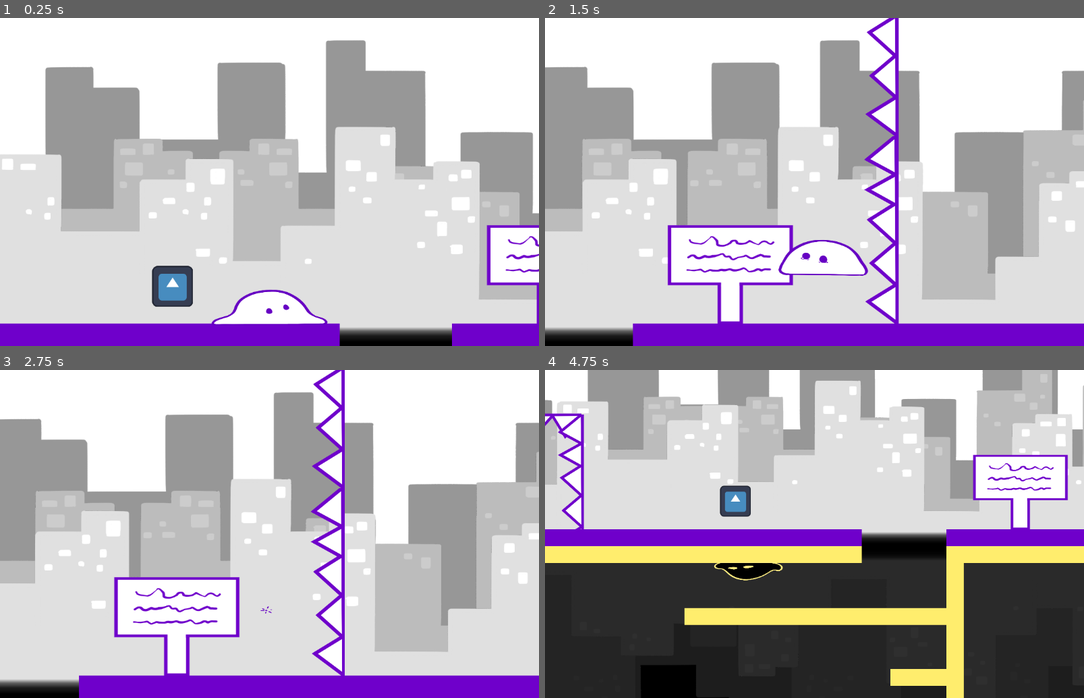
Above: before the commit, frames 1-4 (two rows, left to right).
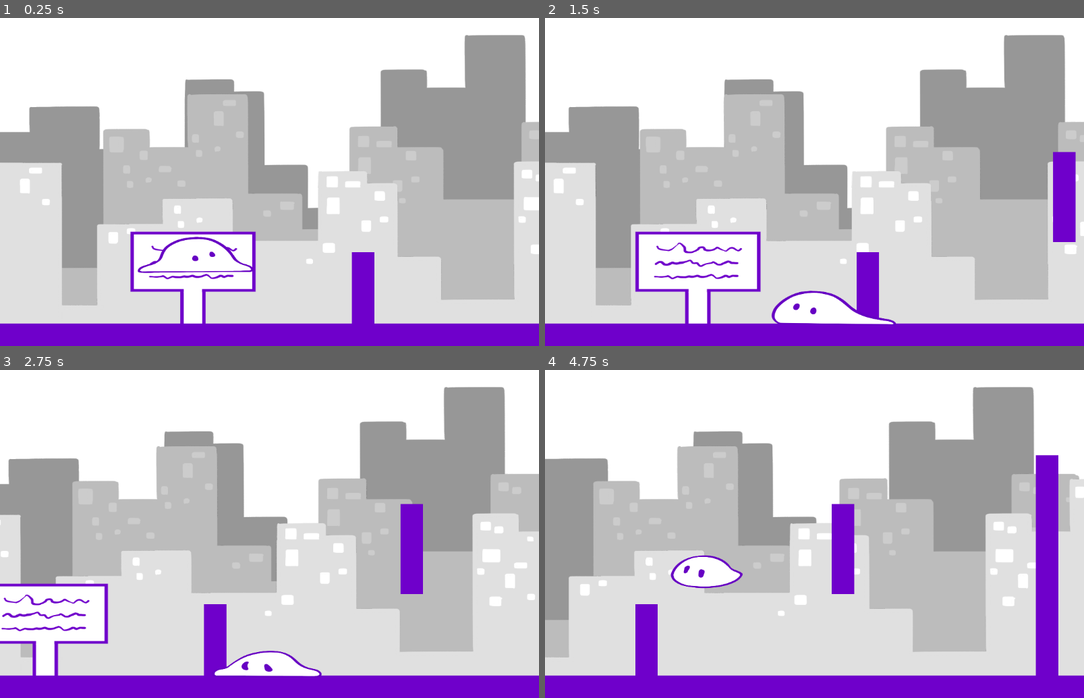
Above: after the commit, the same moments.

Repository: Globs-United/Project
Game: Godot game, scene res://lvl2.tscn
Two runs of this game, one before a commit and one after it. Both use one fixed random seed, a clock stepped at 60 frames per second and the inputs below. This scene is started directly instead of the project's main scene. The engine's default icon, where the game draws it, is replaced by a stand-in: a white triangle on a blue panel in a dark square. Sound files missing from this copy of the repository are replaced by a short silence.
Inputs:
- Up to frame 1 (0.25 s): no input
- Up to frame 2 (1.5 s): tap E (interact) at 0.5, 0.6, 1.35 s; hold Right (moveRight) from 0.53 s (still down); tap Space (jump) at 0.77 s
- Up to frame 3 (2.75 s): tap Space (jump) at 1.52 s; release Right (moveRight) at 2.03 s; hold Left (moveLeft) from 2.03 s (still down); tap E (interact) at 2.1 s
- Up to frame 4 (4.75 s): release Left (moveLeft) at 2.78 s; hold Right (moveRight) 2.78-4.28 s; tap E (interact) at 2.85, 3.6, 4.35 s; tap Space (jump) at 3.02, 3.77, 4.52 s; hold Left (moveLeft) from 4.28 s (still down)

The runs differ from the first frame. In frame 1, 42% of the frame differs, in the area x 0-100%, y 5-100%; in frame 2, 51%; in frame 3, 47%; in frame 4, 91%, in the area x 0-100%, y 0-100%.

Commit message:
Finish making level 1

Diff:
--- a/checkpoint.gd
+++ b/checkpoint.gd
@@ -1,14 +1,23 @@
 extends Area2D
 
+@export var Yworld = false
+
 var player_within = false
-var state = 0
-
-func state_display():
-	if state == 0:
-		0# Display unchecked
-	if state == 1:
-		0# Display checked
 
 func _on_body_entered(body: Node2D) -> void:
 	if body.is_in_group("player"):
-		get_tree().call_group("player", "_on_check_point", position)
+		get_tree().call_group("player", "_on_check_point", position, Yworld)
+
+func _process(_delta: float) -> void:
+	if Yworld != $AnimatedSprite2D.flip_v:
+		Yworld = !Yworld
+		change_world()
+	if Yworld:
+		$AnimatedSprite2D.play("flagY")
+	else:
+		$AnimatedSprite2D.play("flag")
+
+
+func change_world():
+	Yworld = !Yworld
+	$AnimatedSprite2D.flip_v = !($AnimatedSprite2D.flip_v)
--- a/checkpoint.tscn
+++ b/checkpoint.tscn
@@ -1,20 +1,104 @@
-[gd_scene load_steps=4 format=3 uid="uid://cs2y2xdm75fed"]
+[gd_scene load_steps=22 format=3 uid="uid://cs2y2xdm75fed"]
 
-[ext_resource type="Texture2D" uid="uid://3bpxaef7r5vt" path="res://icon.svg" id="1_luqgl"]
 [ext_resource type="Script" uid="uid://drb2s0tjalt6h" path="res://checkpoint.gd" id="1_r6hke"]
+[ext_resource type="Texture2D" uid="uid://hptvp1qjrjiu" path="res://sprites/Flag1.png" id="2_75ged"]
+[ext_resource type="Texture2D" uid="uid://caxdrcyfik5wm" path="res://sprites/Flag2.png" id="3_3rdue"]
+[ext_resource type="Texture2D" uid="uid://ciiq7xq61onnh" path="res://sprites/Flag3.png" id="4_esfse"]
+[ext_resource type="Texture2D" uid="uid://d1l83gudmuo0d" path="res://sprites/Flag4.png" id="5_nb7yf"]
+[ext_resource type="Texture2D" uid="uid://b1lxea0acldop" path="res://sprites/Flag5.png" id="6_fux8q"]
+[ext_resource type="Texture2D" uid="uid://upcajmrrid8c" path="res://sprites/Flag6.png" id="7_vvkua"]
+[ext_resource type="Texture2D" uid="uid://fvo2yk6n3kup" path="res://sprites/Flag7.png" id="8_vxp1h"]
+[ext_resource type="Texture2D" uid="uid://cgn16wmv34ys3" path="res://sprites/Flag8.png" id="9_52gur"]
+[ext_resource type="Texture2D" uid="uid://rhidh5kqyjva" path="res://sprites/Flag9.png" id="10_w6m6v"]
+[ext_resource type="Texture2D" uid="uid://kxgrgtow05e5" path="res://sprites/Flag1Y.png" id="11_sl4cu"]
+[ext_resource type="Texture2D" uid="uid://dyj52scbtvw6r" path="res://sprites/Flag2Y.png" id="12_bqg27"]
+[ext_resource type="Texture2D" uid="uid://cncdbiffgldmf" path="res://sprites/Flag3Y.png" id="13_yfg6k"]
+[ext_resource type="Texture2D" uid="uid://cyxknx1wjgnqw" path="res://sprites/Flag4Y.png" id="14_jqj1t"]
+[ext_resource type="Texture2D" uid="uid://he5mxwboejm1" path="res://sprites/Flag5Y.png" id="15_r5e8m"]
+[ext_resource type="Texture2D" uid="uid://by47sedf3cyls" path="res://sprites/Flag6Y.png" id="16_c7dlx"]
+[ext_resource type="Texture2D" uid="uid://6cffmifrld0d" path="res://sprites/Flag7Y.png" id="17_an16y"]
+[ext_resource type="Texture2D" uid="uid://dttcqth8s7ody" path="res://sprites/Flag8U.png" id="18_xg0wb"]
+[ext_resource type="Texture2D" uid="uid://tv680r6fgttl" path="res://sprites/Flag9Y.png" id="19_6dpqq"]
 
-[sub_resource type="CircleShape2D" id="CircleShape2D_r6hke"]
-radius = 51.4198
+[sub_resource type="SpriteFrames" id="SpriteFrames_c84co"]
+animations = [{
+"frames": [{
+"duration": 1.0,
+"texture": ExtResource("2_75ged")
+}, {
+"duration": 1.0,
+"texture": ExtResource("3_3rdue")
+}, {
+"duration": 1.0,
+"texture": ExtResource("4_esfse")
+}, {
+"duration": 1.0,
+"texture": ExtResource("5_nb7yf")
+}, {
+"duration": 1.0,
+"texture": ExtResource("6_fux8q")
+}, {
+"duration": 1.0,
+"texture": ExtResource("7_vvkua")
+}, {
+"duration": 1.0,
+"texture": ExtResource("8_vxp1h")
+}, {
+"duration": 1.0,
+"texture": ExtResource("9_52gur")
+}, {
+"duration": 1.0,
+"texture": ExtResource("10_w6m6v")
+}],
+"loop": true,
+"name": &"flag",
+"speed": 5.0
+}, {
+"frames": [{
+"duration": 1.0,
+"texture": ExtResource("11_sl4cu")
+}, {
+"duration": 1.0,
+"texture": ExtResource("12_bqg27")
+}, {
+"duration": 1.0,
+"texture": ExtResource("13_yfg6k")
+}, {
+"duration": 1.0,
+"texture": ExtResource("14_jqj1t")
+}, {
+"duration": 1.0,
+"texture": ExtResource("15_r5e8m")
+}, {
+"duration": 1.0,
+"texture": ExtResource("16_c7dlx")
+}, {
+"duration": 1.0,
+"texture": ExtResource("17_an16y")
+}, {
+"duration": 1.0,
+"texture": ExtResource("18_xg0wb")
+}, {
+"duration": 1.0,
+"texture": ExtResource("19_6dpqq")
+}],
+"loop": true,
+"name": &"flagY",
+"speed": 5.0
+}]
+
+[sub_resource type="RectangleShape2D" id="RectangleShape2D_xcals"]
 
 [node name="Checkpoint" type="Area2D"]
 script = ExtResource("1_r6hke")
 
-[node name="CollisionShape2D" type="CollisionShape2D" parent="."]
-shape = SubResource("CircleShape2D_r6hke")
+[node name="AnimatedSprite2D" type="AnimatedSprite2D" parent="."]
+position = Vector2(-50, 0)
+sprite_frames = SubResource("SpriteFrames_c84co")
+animation = &"flag"
 
-[node name="Icon" type="Sprite2D" parent="."]
-position = Vector2(1, 1)
-scale = Vector2(0.679688, 0.679688)
-texture = ExtResource("1_luqgl")
+[node name="CollisionShape2D2" type="CollisionShape2D" parent="."]
+scale = Vector2(15, 28)
+shape = SubResource("RectangleShape2D_xcals")
 
 [connection signal="body_entered" from="." to="." method="_on_body_entered"]
--- a/lvl2.tscn
+++ b/lvl2.tscn
@@ -10,12 +10,13 @@
 [ext_resource type="PackedScene" uid="uid://wsjajdqhncat" path="res://object_scenes/fire.tscn" id="8_ux455"]
 [ext_resource type="PackedScene" uid="uid://cs2y2xdm75fed" path="res://checkpoint.tscn" id="8_vcnes"]
 [ext_resource type="PackedScene" uid="uid://dh8i38af1uaom" path="res://object_scenes/sign.tscn" id="9_jukch"]
+[ext_resource type="PackedScene" uid="uid://xmbjavg0javs" path="res://object_scenes/finish_line.tscn" id="11_3pm5q"]
 
 [node name="Lvl 2" type="Node2D"]
 
 [node name="Player" parent="." instance=ExtResource("1_aq45b")]
 z_index = 3
-position = Vector2(4725, 298)
+position = Vector2(209, 175)
 scale = Vector2(0.4, 0.4)
 
 [node name="Pit" parent="." instance=ExtResource("2_jukch")]
@@ -30,8 +31,8 @@
 
 [node name="Wall21" parent="." instance=ExtResource("3_vcnes")]
 z_index = 1
-position = Vector2(5400, 350)
-scale = Vector2(10, 0.5)
+position = Vector2(5677, 350)
+scale = Vector2(15.8, 0.5)
 
 [node name="Camera2D" type="Camera2D" parent="."]
 position = Vector2(0, 175)
@@ -46,12 +47,24 @@
 scale = Vector2(0.16, 0.16)
 
 [node name="Spikes" parent="." instance=ExtResource("7_t5h3c")]
-position = Vector2(2344, 305)
+position = Vector2(2344, 301)
+rotation = 1.5708
+scale = Vector2(0.2, 0.2)
+
+[node name="Spikes23" parent="." instance=ExtResource("7_t5h3c")]
+visible = false
+position = Vector2(2336, 320)
+rotation = 1.5708
+scale = Vector2(0.2, 0.2)
+
+[node name="Spikes24" parent="." instance=ExtResource("7_t5h3c")]
+visible = false
+position = Vector2(2555, 320)
 rotation = 1.5708
 scale = Vector2(0.2, 0.2)
 
 [node name="Spikes2" parent="." instance=ExtResource("7_t5h3c")]
-position = Vector2(2545, 305)
+position = Vector2(2545, 301)
 rotation = 1.5708
 scale = Vector2(0.2, 0.2)
 
@@ -61,12 +74,12 @@
 scale = Vector2(0.2, 0.2)
 
 [node name="Spikes11" parent="." instance=ExtResource("7_t5h3c")]
-position = Vector2(4304, 188)
+position = Vector2(4304, 175)
 rotation = -1.5708
 scale = Vector2(0.2, 0.2)
 
 [node name="Spikes12" parent="." instance=ExtResource("7_t5h3c")]
-position = Vector2(4087, 78)
+position = Vector2(4087, 44)
 rotation = -1.5708
 scale = Vector2(0.2, 0.2)
 
@@ -75,25 +88,26 @@
 rotation = -1.5708
 scale = Vector2(0.2, 0.2)
 
-[node name="Checkpoint" parent="." instance=ExtResource("8_vcnes")]
-position = Vector2(3857, 290)
-scale = Vector2(0.5, 0.5)
-
-[node name="Checkpoint4" parent="." instance=ExtResource("8_vcnes")]
-position = Vector2(3857, 290)
-scale = Vector2(0.5, 0.5)
-
 [node name="Checkpoint5" parent="." instance=ExtResource("8_vcnes")]
-position = Vector2(4621, 286)
-scale = Vector2(0.5, 0.5)
-
-[node name="Checkpoint2" parent="." instance=ExtResource("8_vcnes")]
-position = Vector2(2879, 296)
-scale = Vector2(0.5, 0.5)
-
-[node name="Checkpoint3" parent="." instance=ExtResource("8_vcnes")]
-position = Vector2(1413, 41)
-scale = Vector2(0.5, 0.5)
+position = Vector2(4619, 271)
+scale = Vector2(0.2, 0.2)
+
+[node name="Checkpoint7" parent="." instance=ExtResource("8_vcnes")]
+position = Vector2(3852, 271)
+scale = Vector2(0.2, 0.2)
+
+[node name="Checkpoint8" parent="." instance=ExtResource("8_vcnes")]
+position = Vector2(2773, 272)
+scale = Vector2(0.2, 0.2)
+
+[node name="Checkpoint9" parent="." instance=ExtResource("8_vcnes")]
+position = Vector2(1306, 148)
+scale = Vector2(0.2, 0.2)
+
+[node name="Checkpoint6" parent="." instance=ExtResource("8_vcnes")]
+position = Vector2(4703, 598)
+scale = Vector2(0.2, 0.2)
+Yworld = true
 
 [node name="Spikes6" parent="." instance=ExtResource("7_t5h3c")]
 position = Vector2(3437, 302)
@@ -105,8 +119,14 @@
 rotation = 1.5708
 scale = Vector2(0.2, 0.2)
 
+[node name="Spikes25" parent="." instance=ExtResource("7_t5h3c")]
+visible = false
+position = Vector2(3644, 320)
+rotation = 1.5708
+scale = Vector2(0.2, 0.2)
+
 [node name="Spikes17" parent="." instance=ExtResource("7_t5h3c")]
-position = Vector2(4506, 649)
+position = Vector2(4506, 691)
 rotation = 1.5708
 scale = Vector2(0.2, 0.2)
 
@@ -119,7 +139,7 @@
 scale = Vector2(0.2, 0.2)
 
 [node name="Spikes10" parent="." instance=ExtResource("7_t5h3c")]
-position = Vector2(4382, 264)
+position = Vector2(4382, 255)
 scale = Vector2(0.2, 0.2)
 
 [node name="Spikes13" parent="." instance=ExtResource("7_t5h3c")]
@@ -136,12 +156,12 @@
 scale = Vector2(0.2, 0.2)
 
 [node name="Spikes15" parent="." instance=ExtResource("7_t5h3c")]
-position = Vector2(4287, 434)
+position = Vector2(4287, 476)
 rotation = 3.14159
 scale = Vector2(0.2, 0.2)
 
 [node name="Spikes16" parent="." instance=ExtResource("7_t5h3c")]
-position = Vector2(4350, 587)
+position = Vector2(4350, 629)
 rotation = 2.35619
 scale = Vector2(0.2, 0.2)
 
@@ -160,7 +180,7 @@
 text = "Don't touch the spikes!"
 
 [node name="Sign4" parent="." instance=ExtResource("9_jukch")]
-position = Vector2(1316, 46)
+position = Vector2(1423, 177)
 scale = Vector2(0.15, 0.15)
 text = "This is a checkpoint!"
 
@@ -173,6 +193,13 @@
 position = Vector2(5026, 297)
 scale = Vector2(0.15, 0.15)
 text = "Go in the hole."
+
+[node name="Sign6" parent="." instance=ExtResource("9_jukch")]
+position = Vector2(5981, 404)
+rotation = 3.14159
+scale = Vector2(0.15, 0.15)
+text = "The end?"
+Yworld = true
 
 [node name="Wall2" parent="." instance=ExtResource("3_vcnes")]
 position = Vector2(388, 298)
@@ -203,7 +230,7 @@
 scale = Vector2(0.25, 2.68)
 
 [node name="Wall22" parent="." instance=ExtResource("3_vcnes")]
-position = Vector2(4932, 480)
+position = Vector2(4932, 457)
 scale = Vector2(0.25, 2.68)
 
 [node name="Wall5" parent="." instance=ExtResource("3_vcnes")]
@@ -231,30 +258,30 @@
 scale = Vector2(0.559995, 0.25)
 
 [node name="Spikes18" parent="." instance=ExtResource("7_t5h3c")]
-position = Vector2(5658, 546)
+position = Vector2(5662, 556)
 rotation = -1.5708
 scale = Vector2(-0.2, 0.2)
 
 [node name="Spikes19" parent="." instance=ExtResource("7_t5h3c")]
-position = Vector2(5428, 441)
+position = Vector2(5428, 446)
 rotation = -1.5708
 scale = Vector2(-0.2, 0.2)
 
 [node name="Spikes20" parent="." instance=ExtResource("7_t5h3c")]
-position = Vector2(5429, 649)
+position = Vector2(5429, 681)
 rotation = -1.5708
 scale = Vector2(-0.2, 0.2)
 
 [node name="Spikes21" parent="." instance=ExtResource("7_t5h3c")]
-position = Vector2(5305, 563)
+position = Vector2(5305, 568)
 scale = Vector2(0.2, 0.2)
 
 [node name="Spikes22" parent="." instance=ExtResource("7_t5h3c")]
-position = Vector2(5743, 469)
+position = Vector2(5740, 474)
 scale = Vector2(0.2, 0.2)
 
 [node name="Wall25" parent="." instance=ExtResource("3_vcnes")]
-position = Vector2(5356, 478)
+position = Vector2(5356, 494)
 scale = Vector2(0.559995, 0.25)
 
 [node name="Wall17" parent="." instance=ExtResource("3_vcnes")]
@@ -266,12 +293,16 @@
 scale = Vector2(1.04, 0.25)
 
 [node name="Wall24" parent="." instance=ExtResource("3_vcnes")]
-position = Vector2(4890, 535)
-scale = Vector2(1.04, 0.25)
+position = Vector2(4697, 547)
+scale = Vector2(2.15999, 0.25)
 
 [node name="Wall23" parent="." instance=ExtResource("3_vcnes")]
-position = Vector2(4739, 449)
-scale = Vector2(3.96, 0.25)
+position = Vector2(4626, 432)
+scale = Vector2(2.44, 0.25)
+
+[node name="Wall26" parent="." instance=ExtResource("3_vcnes")]
+position = Vector2(4642, 490)
+scale = Vector2(2.12001, 0.25)
 
 [node name="Wall6" parent="." instance=ExtResource("3_vcnes")]
 position = Vector2(1371, 87)
@@ -288,3 +319,8 @@
 [node name="Wall12" parent="." instance=ExtResource("3_vcnes")]
 position = Vector2(1110, 154)
 scale = Vector2(0.900002, 0.25)
+
+[node name="FinishLine" parent="." instance=ExtResource("11_3pm5q")]
+z_index = 1
+position = Vector2(6078, 350)
+scale = Vector2(0.35, 0.35)
--- a/object_scenes/sign.tscn
+++ b/object_scenes/sign.tscn
@@ -64,6 +64,7 @@
 justification_flags = 160
 
 [node name="Panel2" type="Panel" parent="."]
+z_index = 100
 offset_left = -230.0
 offset_top = -44.0
 offset_right = 174.0
--- a/scripts/camera_2d.gd
+++ b/scripts/camera_2d.gd
@@ -16,14 +16,15 @@
 
 func _process(delta: float) -> void:
 	screen_size = get_viewport_rect().size;
-	var newX = max(get_node("../Player").position.x, screen_size.x / 4);
-	var newY = position.y; #get_node("../Player").position.y;
+	var newY = 175 if smallScreen else 350; #get_node("../Player").position.y;
 	var newS = 2 if smallScreen else 1;
 
 	if get_node("../Player").hasTraveled:
 		newY = 350;
 		newS = 1;
 
+	var newX = min(max(get_node("../Player").position.x, screen_size.x * newY / 700), get_node("../FinishLine").position.x + get_node("../FinishLine").scale.x * 1020 - screen_size.x * newY / 700);
+
 	position.x = position.x + 0.1 * (newX - position.x);
 	position.y = position.y + 0.1 * (newY - position.y);
 
--- a/scripts/flag.gd
+++ b/scripts/flag.gd
@@ -1,6 +1,11 @@
 extends Area2D
 
 @export var Yworld = false
+
+
+
+# Feature has been implemented in checkpoint.gd / checkpoint.tscn
+
 
 
 
--- a/scripts/playerKate.gd
+++ b/scripts/playerKate.gd
@@ -2,11 +2,12 @@
 
 const SPEED = 250.0;
 const FRICTION = 30.0;
-const JUMP_VELOCITY = -300.0;
+const JUMP_VELOCITY = -340.0;
 const TERMINAL_VELOCITY = 500
 var gravity = ProjectSettings.get_setting("physics/2d/default_gravity");
 
 var initialPosition;
+var initialWorld;
 @export var initialHealth = 1;
 
 var is_on_floor_custom = false;
@@ -38,6 +39,7 @@
 
 func _ready() -> void:
 	initialPosition = position;
+	initialWorld = Yworld;
 
 func _process(delta: float) -> void:
 	if Yworld != $AnimatedSprite2D.flip_v:
@@ -193,8 +195,9 @@
 		can_be_hit = false
 		$iFrames.start()
 
-func _on_check_point(newPos):
+func _on_check_point(newPos, newY):
 	initialPosition = newPos;
+	initialWorld = newY;
 
 
 
@@ -223,4 +226,6 @@
 	death_animation_over = false;
 	velocity = Vector2(0, 0);
 	health = initialHealth;
-	hasTraveled = false;
+	if Yworld != initialWorld:
+		change_world();
+		hasTraveled = false;
--- a/scripts/sign.gd
+++ b/scripts/sign.gd
@@ -1,6 +1,7 @@
 extends Area2D
 
 @export var text = ""
+@export var Yworld = false
 
 var player_within = false
 var state = 0
@@ -10,6 +11,12 @@
 	$Panel/RichTextLabel.push_font_size(50)
 	$Panel2/RichTextLabel.push_font_size(50)
 	$Panel2.hide()
+
+	if Yworld:
+		rotation = PI;
+		$SignSelf.play("signY");
+	else:
+		$SignSelf.play("sign");
 
 func _process(delta: float) -> void:
 	if Input.is_action_just_pressed("interact") && player_within:
Not shown, added: Light Theme V2.mp3.import
Not shown: 1 places in lvl2.tscn that only renumber resources
Not shown: 1 places in object_scenes/flag.tscn that only renumber resources
Not shown, added: sprites/Flag1.png.import
Not shown, added: sprites/Flag1Y.png.import
Not shown, added: sprites/Flag2.png.import
Not shown, added: sprites/Flag2Y.png.import
Not shown, added: sprites/Flag3.png.import
Not shown, added: sprites/Flag3Y.png.import
Not shown, added: sprites/Flag4.png.import
Not shown, added: sprites/Flag4Y.png.import
Not shown, added: sprites/Flag5.png.import
(and 9 more such lines)
